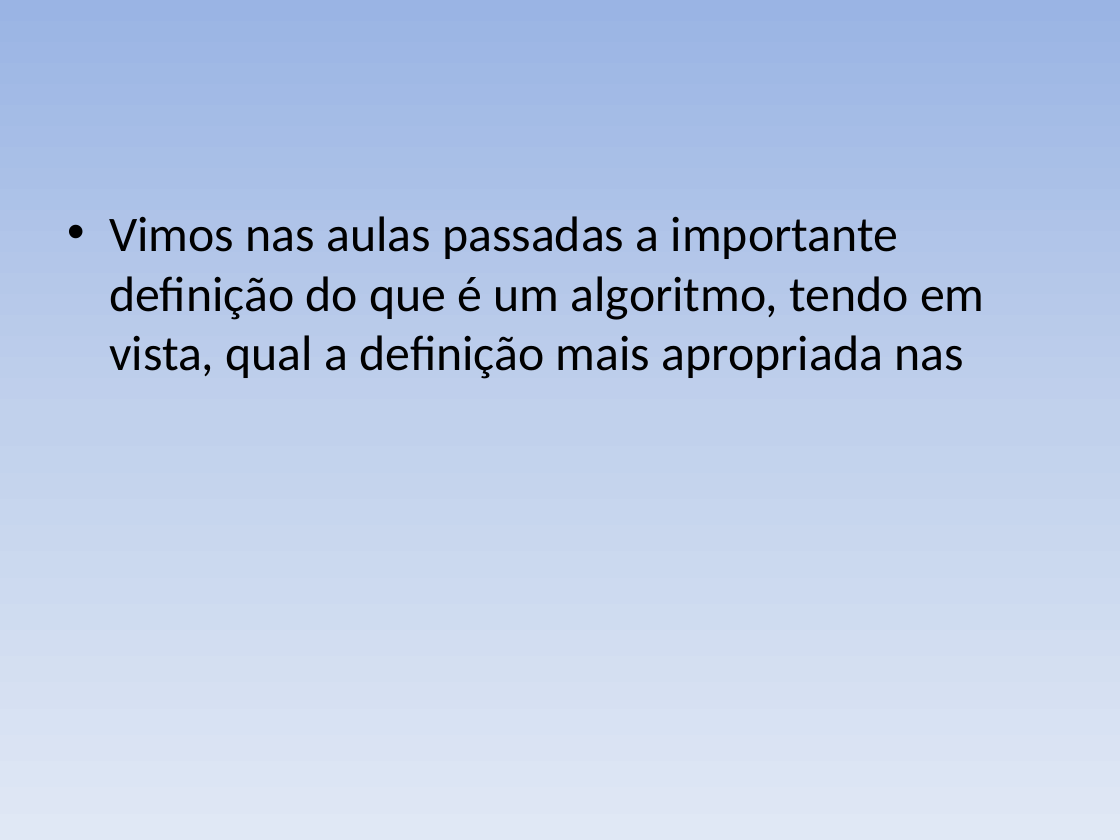
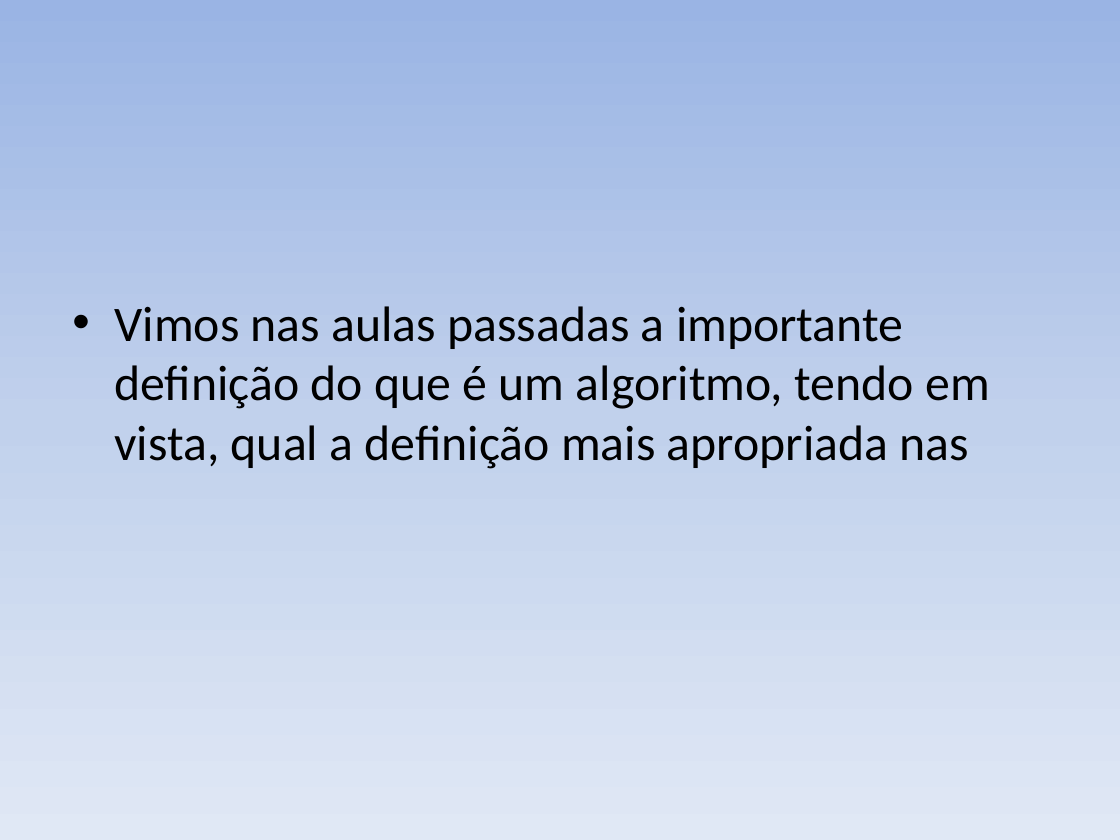
Before and after one commit to italo2403/AULA_L-GICA_PROGRAMA-O, a slide deck: slide 5 of EXERCÍCIOS.pptx (slide 6 before the commit). Drawn at 1120x840 pixels with LibreOffice and Linux fonts; fonts in the diff are those of the drawing. Boxes give left, top, right and bottom in pixels: in the first picture for what was removed or moved away, otherwise in the second. Text is boxed around its words. In the diff, an @@ line names an element or a change of style, - is before the commit and + after.

```diff
--- a/EXERCÍCIOS.pptx
+++ b/EXERCÍCIOS.pptx
@@ text "Vimos nas aulas passadas a ...": place and size @@
-text "Vimos nas aulas passadas a ..." at box(109, 216, 984, 379)
+text "Vimos nas aulas passadas a ..." at box(114, 306, 989, 469)
```
Also in this commit, not shown: 10 other slides changed, 4 slides added, 7 slides removed, 3 other files.
